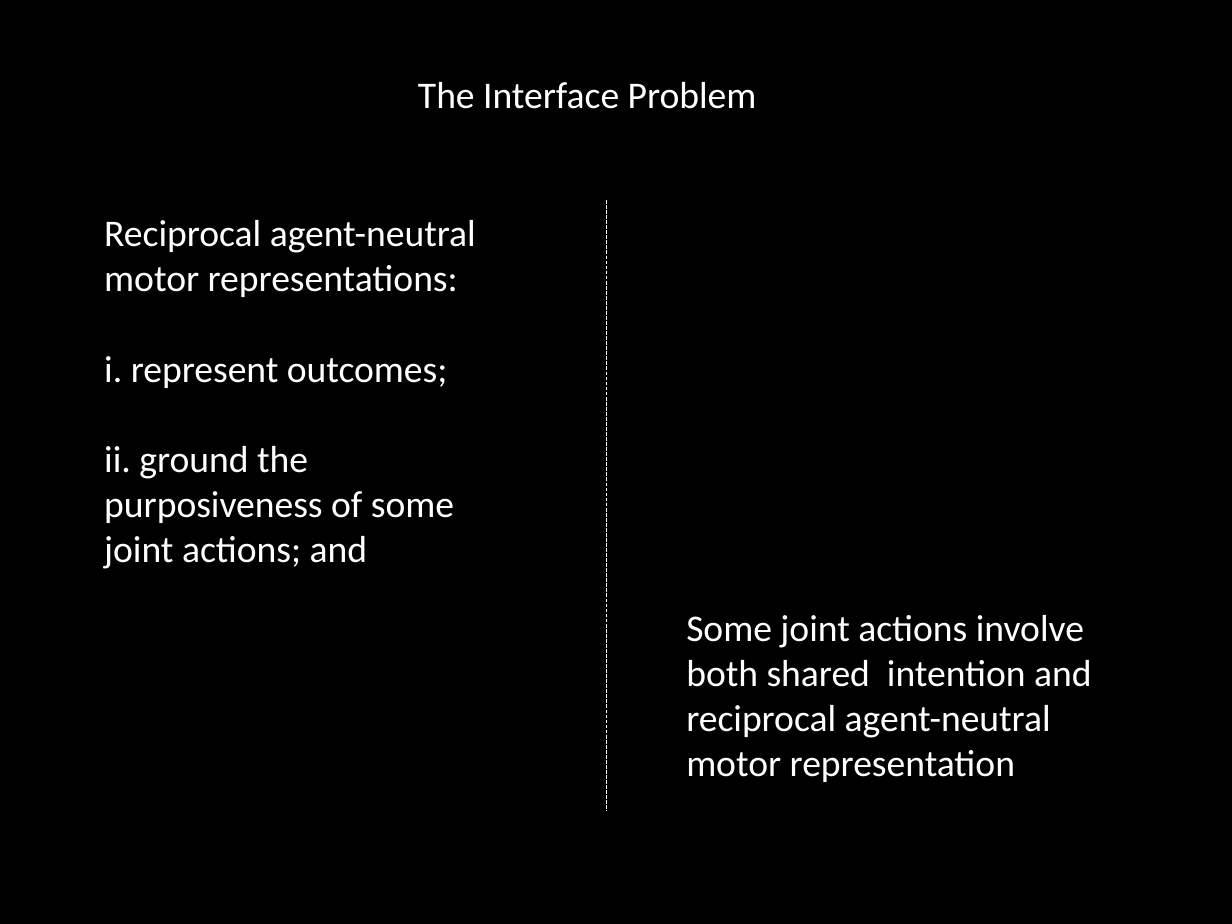
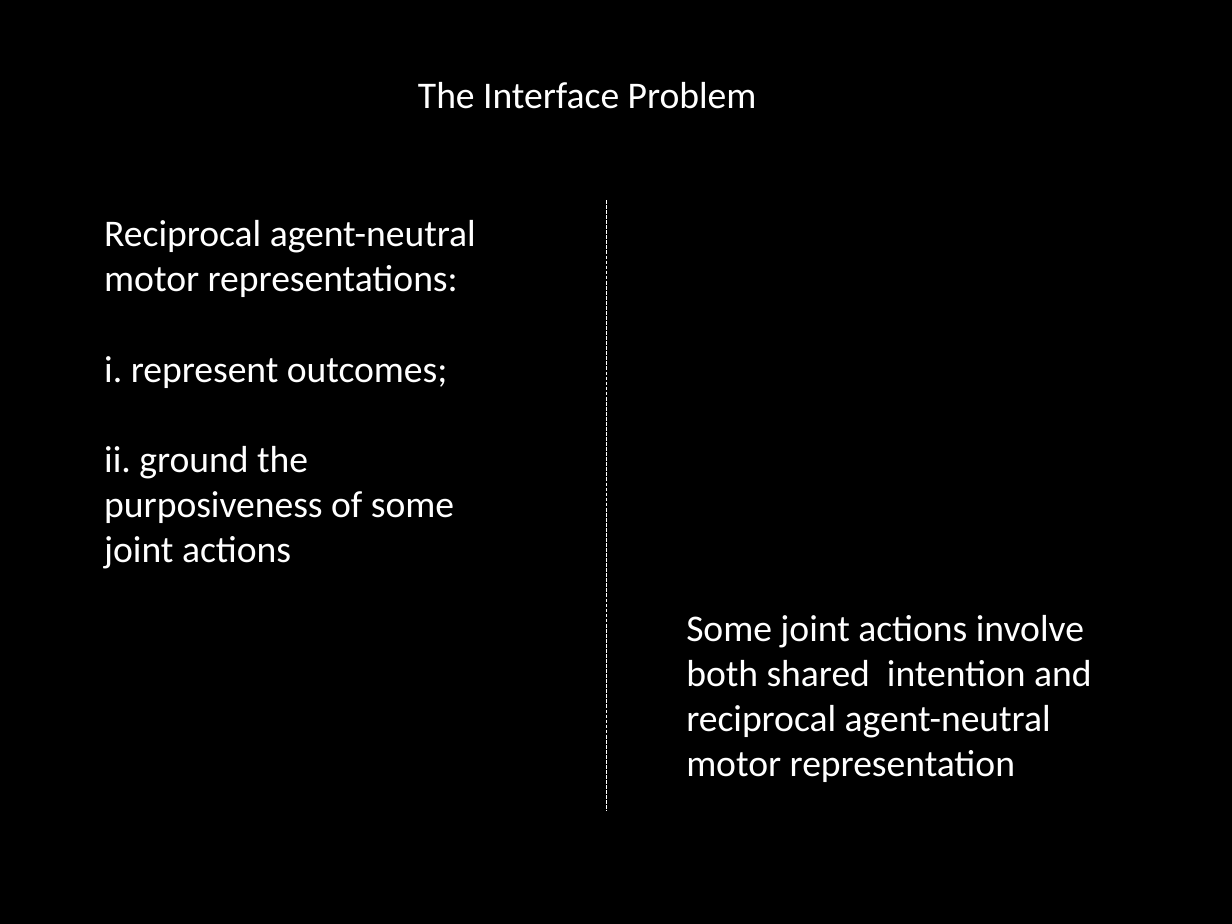
Before and after one commit to butterfill/writing, a slide deck: slide 71 of conf joint action --- sharing goals vs sharing intentions cambridge 2012 talk/intention and motor representation in joint action v2.pptx (slide 69 before the commit). Drawn at 1232x924 pixels with LibreOffice and Linux fonts; fonts in the diff are those of the drawing. Boxes give left, top, right and bottom in pixels: in the first picture for what was removed or moved away, otherwise in the second. Text is boxed around its words. In the diff, an @@ line names an element or a change of style, - is before the commit and + after.

```diff
--- a/conf joint action --- sharing goals vs sharing intentions cambridge 2012 talk/intention and motor representation in joint action v2.pptx
+++ b/conf joint action --- sharing goals vs sharing intentions cambridge 2012 talk/intention and motor representation in joint action v2.pptx
@@ text at bbox=[104, 536, 291, 569]: text changed @@
-joint actions; and
+joint actions
```
Also in this commit, not shown: 1 other slide changed, 3 slides added, 1 slide removed, 2 other files.
